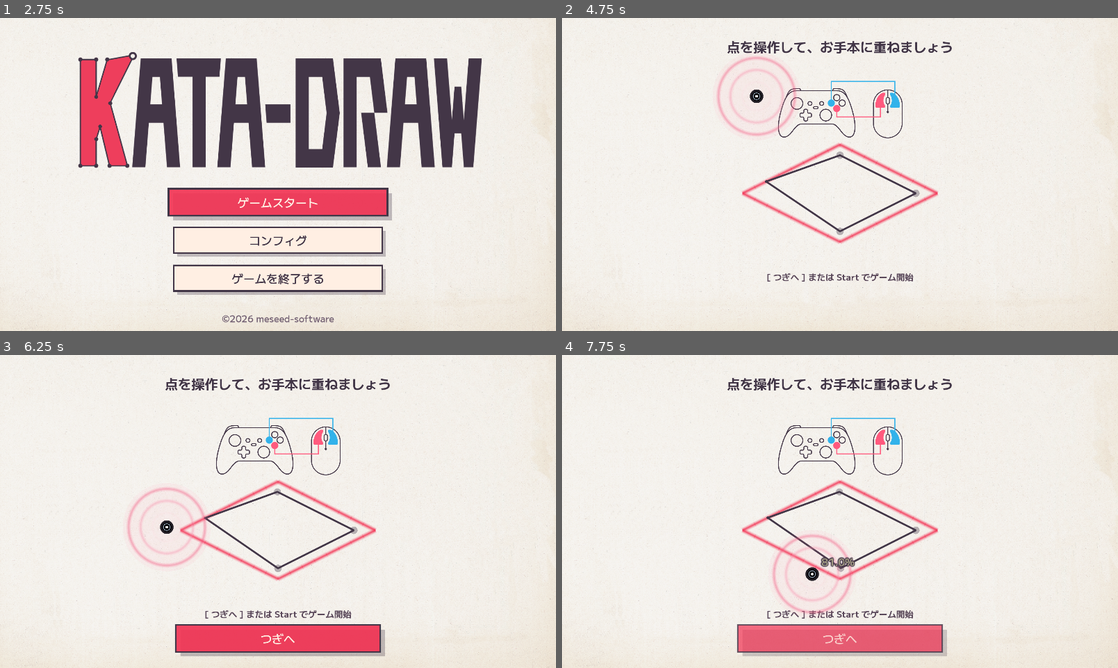
Above: before the commit, frames 1-4 (two rows, left to right).
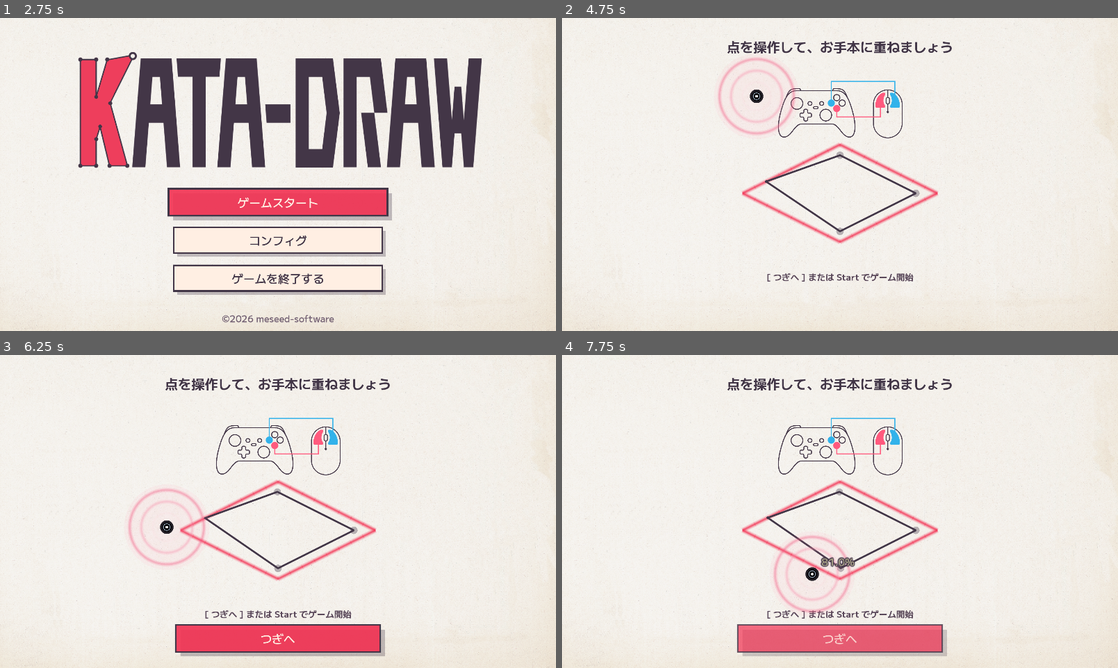
Above: after the commit, the same moments.

Repository: mogurer/Katadraw
Game: Godot game, scene res://scenes/game.tscn
The game is run twice, just before and just after one commit, with the same random seed, the same clock (stepped at 60 frames per second) and the same inputs.
Inputs (mouse positions are in pixels of both pictures, inside the frame that each line leads up to):
- Up to frame 1 (2.75 s): tap Enter at 0.5, 0.6 s; move the mouse to (400, 158) at 0.52 s; hold Right 0.53-1.25 s; click (400, 158) at 0.67 s; tap Space at 0.77 s; drag from (166, 190) to (250, 237) at 1.27 s; move the mouse to (333, 105) at 2.02 s; hold Right from 2.03 s (still down); tap Z at 2.1 s; click (333, 105) at 2.17 s
- Up to frame 2 (4.75 s): release Right at 2.75 s; tap Space at 2.75, 3.77 s; drag from (812, 237) to (673, 127) at 2.77 s; move the mouse to (1006, 221) at 3.52 s; hold Left 3.53-4.25 s; tap Backspace at 3.6 s; click (1006, 221) at 3.67 s; drag from (673, 127) to (756, 96) at 4.27 s
- Up to frame 3 (6.25 s): move the mouse to (305, 511) at 5.02 s; hold S 5.03-5.75 s; tap Tab at 5.1 s; click (305, 511) at 5.17 s; tap Enter at 5.75 s; drag from (194, 433) to (166, 527) at 5.77 s
- Up to frame 4 (7.75 s): move the mouse to (962, 495) at 6.52 s; hold Up 6.53-7.25 s; tap Enter at 6.6 s; click (962, 495) at 6.67 s; tap Space at 6.77 s; drag from (728, 527) to (812, 574) at 7.27 s

Frame 1 is identical in both runs. In frame 2, 0.3% of the frame differs, in the area x 28-43%, y 12-38%; in frame 3, 0.3%; in frame 4, 0.3%.

Commit message:
マウス挙動の修正

Diff:
--- a/scripts/game.gd
+++ b/scripts/game.gd
@@ -258,8 +258,10 @@
 var display_mode: int = DISPLAY_MODE_WINDOW_1080
 const WINDOW_CLIENT_SIZE_720 := Vector2i(1280, 720)
 const WINDOW_CLIENT_SIZE_1080 := Vector2i(1920, 1080)
-## ウィンドウ時: マウスカーソルをウィンドウ外へ出さない（Input.MOUSE_MODE_CONFINED）
+## ウィンドウ時: マウスカーソルをウィンドウ外へ出さない（Input.MOUSE_MODE_CONFINED）。OS が前面でないときは拘束しない。
 var mouse_confine_to_window: bool = true
+## プレイ中: true のときだけマウス移動が自キャラ位置を更新する（クリック未取得はパッド専用。パッド入力で再度 false）。
+var playing_mouse_steers_player: bool = false
 const INTERNAL_VIEWPORT_SIZE := Vector2i(1920, 1080)
 var bgm_volume: int = 5         # 0(ミュート)〜10(最大), デフォルト5
 var se_volume: int = 5          # 0(ミュート)〜10(最大), デフォルト5
@@ -624,11 +626,13 @@
 
 const CURSOR_PAD_AXIS_HIDE_THRESHOLD := 0.22
 const CURSOR_IDLE_HIDE_SECONDS := 2.5
-## マウスを「操作した」とみなしてカーソルを出すまでの累積移動量（px）。微小な振動は相殺されにくくなる
-const CURSOR_MOUSE_REVEAL_MOVE_PX := 14.0
+## マウスを「操作した」とみなしてカーソルを出すまでの累積移動量（px）。大きいほどマウスに奪われにくく（値を緩める＝増やす）。
+const CURSOR_MOUSE_REVEAL_MOVE_PX := 36.0
 var _cursor_last_mouse_activity_sec: float = -1_000_000.0
 var _cursor_pad_override_hidden: bool = false
 var _cursor_mouse_motion_accum: Vector2 = Vector2.ZERO
+## アプリまたはゲームウィンドウがフォーカスを失ったときマウス拘束をかけない（他ウィンドウ・スタートメニューなど）
+var _cursor_os_focused_for_confine: bool = true
 
 
 func _cursor_event_should_hide_for_pad(event: InputEvent) -> bool:
@@ -648,15 +652,22 @@
 func _cursor_register_pad_activity() -> void:
 	_cursor_pad_override_hidden = true
 	_cursor_mouse_motion_accum = Vector2.ZERO
+	if game_state == "playing":
+		playing_mouse_steers_player = false
 
 
 func _cursor_visible_mode() -> Input.MouseMode:
+	if not _cursor_os_focused_for_confine:
+		return Input.MOUSE_MODE_VISIBLE
 	if not is_fullscreen and mouse_confine_to_window:
 		return Input.MOUSE_MODE_CONFINED
 	return Input.MOUSE_MODE_VISIBLE
 
 
 func _apply_cursor_policy() -> void:
+	if not _cursor_os_focused_for_confine:
+		Input.mouse_mode = Input.MOUSE_MODE_VISIBLE
+		return
 	if pause_active:
 		Input.mouse_mode = _cursor_visible_mode()
 		return
@@ -668,6 +679,22 @@
 		Input.mouse_mode = Input.MOUSE_MODE_HIDDEN
 	else:
 		Input.mouse_mode = _cursor_visible_mode()
+
+
+func _notification(what: int) -> void:
+	# メニューや別アプリへフォーカスが移ったら CONFINED を外し、ウィンドウ内に縛られたままになるのを防ぐ
+	if (
+		what == NOTIFICATION_APPLICATION_FOCUS_OUT
+		or what == NOTIFICATION_WM_WINDOW_FOCUS_OUT
+	):
+		_cursor_os_focused_for_confine = false
+		Input.mouse_mode = Input.MOUSE_MODE_VISIBLE
+	elif (
+		what == NOTIFICATION_APPLICATION_FOCUS_IN
+		or what == NOTIFICATION_WM_WINDOW_FOCUS_IN
+	):
+		_cursor_os_focused_for_confine = true
+		_apply_cursor_policy()
 
 
 # =============================================================================
@@ -930,6 +957,7 @@
 	hovered_index = -1
 	is_dragging = false
 	selected_indices.clear()
+	playing_mouse_steers_player = false
 	if reset_move_track:
 		stage_move_count = 0
 		_reset_stage_move_track_internal()
@@ -1467,9 +1495,12 @@
 			_flush_debug_input_log()
 			return
 	if event is InputEventMouseMotion:
-		input_handler.handle_mouse_motion(event.position)
+		var mm: InputEventMouseMotion = event as InputEventMouseMotion
+		if input_handler.is_bb_dragging() or playing_mouse_steers_player:
+			input_handler.handle_mouse_motion(mm.position, mm.relative)
 	if event is InputEventMouseButton and (event.button_index == MOUSE_BUTTON_LEFT or event.button_index == MOUSE_BUTTON_RIGHT):
 		if event.pressed:
+			playing_mouse_steers_player = true
 			var prev_dragging: bool = is_dragging
 			input_handler.handle_mouse_press(event.position, event.button_index)
 			if not prev_dragging and is_dragging:
@@ -1909,7 +1940,8 @@
 
 	# デモ操作: マウス/コントローラを input_handler へ
 	if event is InputEventMouseMotion:
-		input_handler.handle_mouse_motion(event.position)
+		var mm_rules: InputEventMouseMotion = event as InputEventMouseMotion
+		input_handler.handle_mouse_motion(mm_rules.position, mm_rules.relative)
 	if event is InputEventMouseButton and (event.button_index == MOUSE_BUTTON_LEFT or event.button_index == MOUSE_BUTTON_RIGHT):
 		if event.pressed:
 			if _hit_rules_button(event.position):
--- a/scripts/input_handler.gd
+++ b/scripts/input_handler.gd
@@ -82,6 +82,8 @@
 ## A+X 同時長押し: 頂点同士を押し広げて周上の等間隔に近づける追加斥力（長押しで増幅、上限あり）
 ## 長押しは最大 3 秒で頭打ち。最大強さは旧実装（飽和時）比 2 倍。
 const AX_SPACING_HOLD_CAP_MS := 3000.0
+## A+X 「長押し」として均等化領域のチャージ・追加斥力などを許可するまでの最短時間（ms）。旧 0.5 は単位ズレ（0.5ms）だった。
+const AX_SPACING_MIN_HOLD_BEFORE_EFFECT_MS := 500.0
 ## A+X 追加斥力は「多角形の辺で隣り合う頂点ペア」のみ（全ペアだと n² で描画・物理とも重い）。
 ## 周上の等間隔化は主に隣接間隔の調整で足りる想定。
 ## この距離より遠いペアには追加斥力は乗らない（大きい輪郭でも隣同士に効くよう余裕を持たせる）
@@ -125,6 +127,8 @@
 
 ## この速度以下なら「静止」とみなし、引力・斥力の影響半径チャージを進める（px/秒）
 const PLAYER_FORCE_CHARGE_STATIONARY_EPS := 14.0
+## このフレームのマウス相対移動(px)がこれ以上ならパッドの速度に相当し「移動」とみなしチャージを止める
+const PLAYER_FORCE_CHARGE_MOUSE_MOVE_PX_EPS := 2.0
 ## 静止中、A/X 長押しで影響半径を幾何級数的に拡張（移動中は成長停止し、既に拡がった分は維持）
 const EMPTY_FORCE_RADIUS_TICK_MS := 200
 const EMPTY_FORCE_RADIUS_TICK_CAP := 22
@@ -199,6 +203,8 @@
 
 ## パッド移動の速度（マウス操作時は毎フレームゼロに戻す）
 var player_velocity: Vector2 = Vector2.ZERO
+## 同一フレーム内の InputEventMouseMotion.relative ノルム累積（チャージ静止判定用）
+var _mouse_rel_motion_for_charge: float = 0.0
 ## 左スティック／十字の移動入力が続いている累積時間（ms）。ニュートラルでリセット
 var _pad_move_ramp_ms: float = 0.0
 ## 斥力ホールド中、静止していた累積時間（ms）。移動中は増えず、再静止で続きから成長
@@ -213,6 +219,10 @@
 ## A+X中の静止のみで増える均等化半径（引力・斥力と同じ幾何ボーナス）
 var _ax_spacing_region_stationary_ms: float = 0.0
 var _ax_spacing_region_radius_bonus: float = 0.0
+## A+X 中の stationary_charge が直前フレームから false→true になったとき用（移動後の再ウェイトだけに使う）
+var _ax_spacing_prev_stationary_for_region: bool = true
+## 上記のとき、領域チャージが再び進むまでの絶対時刻（msec）。0 のとき無効
+var _ax_spacing_region_charge_suppress_until_msec: int = 0
 ## 均等化半径内での頂点別滞在累積（ms）。半径外へ出たフレームで 0 に戻す
 var _ax_spacing_vertex_dwell_ms: Array[float] = []
 
@@ -304,7 +314,10 @@
 	_ax_spacing_hold_ms = 0.0
 	_ax_spacing_region_stationary_ms = 0.0
 	_ax_spacing_region_radius_bonus = 0.0
+	_ax_spacing_prev_stationary_for_region = true
+	_ax_spacing_region_charge_suppress_until_msec = 0
 	_ax_spacing_vertex_dwell_ms.clear()
+	_mouse_rel_motion_for_charge = 0.0
 	_pad_move_ramp_ms = 0.0
 	_reset_player_position()
 
@@ -334,10 +347,12 @@
 	_game.hovered_index = get_player_focus_index(HOVER_DISTANCE)
 
 
-func handle_mouse_motion(mouse: Vector2) -> void:
+func handle_mouse_motion(mouse: Vector2, motion_relative: Vector2 = Vector2.ZERO) -> void:
 	if bb_dragging:
+		_mouse_rel_motion_for_charge += motion_relative.length()
 		_handle_bb_motion(mouse)
 		return
+	_mouse_rel_motion_for_charge += motion_relative.length()
 	player_position = mouse
 	player_position_initialized = true
 	player_velocity = Vector2.ZERO
@@ -921,6 +936,8 @@
 		_ax_spacing_hold_ms = 0.0
 		_ax_spacing_region_stationary_ms = 0.0
 		_ax_spacing_region_radius_bonus = 0.0
+		_ax_spacing_prev_stationary_for_region = true
+		_ax_spacing_region_charge_suppress_until_msec = 0
 		_pad_move_ramp_ms = 0.0
 		return
 	if _game.game_state == "rules" and _game.rules_focus_button:
@@ -934,6 +951,8 @@
 		_ax_spacing_hold_ms = 0.0
 		_ax_spacing_region_stationary_ms = 0.0
 		_ax_spacing_region_radius_bonus = 0.0
+		_ax_spacing_prev_stationary_for_region = true
+		_ax_spacing_region_charge_suppress_until_msec = 0
 		_pad_move_ramp_ms = 0.0
 		return
 	if _game.point_positions.is_empty():
@@ -947,6 +966,8 @@
 		_ax_spacing_hold_ms = 0.0
 		_ax_spacing_region_stationary_ms = 0.0
 		_ax_spacing_region_radius_bonus = 0.0
+		_ax_spacing_prev_stationary_for_region = true
+		_ax_spacing_region_charge_suppress_until_msec = 0
 		_pad_move_ramp_ms = 0.0
 		return
 	if not player_position_initialized:
@@ -1020,38 +1041,8 @@
 
 	mouse_force_pressed = mouse_left or mouse_right
 
-	# 静止中のみ影響半径が成長。移動中は成長停止し、既に拡がった分は維持。頂点との距離は不問。
-	_empty_repulse_radius_bonus = 0.0
-	_empty_attract_radius_bonus = 0.0
 	var in_play_ef: bool = _game.game_state == "playing" or _game.game_state == "rules"
 	var max_charge_ms: float = float(EMPTY_FORCE_RADIUS_TICK_CAP - 1) * float(EMPTY_FORCE_RADIUS_TICK_MS)
-	if in_play_ef:
-		var stationary: bool = player_velocity.length() <= PLAYER_FORCE_CHARGE_STATIONARY_EPS
-		if player_force_repelling:
-			if stationary:
-				_empty_repulse_stationary_ms = minf(
-					_empty_repulse_stationary_ms + delta * 1000.0,
-					max_charge_ms
-				)
-			var tr_f: float = 1.0 + _empty_repulse_stationary_ms / float(EMPTY_FORCE_RADIUS_TICK_MS)
-			tr_f = minf(tr_f, float(EMPTY_FORCE_RADIUS_TICK_CAP))
-			_empty_repulse_radius_bonus = _force_radius_bonus_smooth(tr_f)
-		else:
-			_empty_repulse_stationary_ms = 0.0
-		if player_force_attracting:
-			if stationary:
-				_empty_attract_stationary_ms = minf(
-					_empty_attract_stationary_ms + delta * 1000.0,
-					max_charge_ms
-				)
-			var ta_f: float = 1.0 + _empty_attract_stationary_ms / float(EMPTY_FORCE_RADIUS_TICK_MS)
-			ta_f = minf(ta_f, float(EMPTY_FORCE_RADIUS_TICK_CAP))
-			_empty_attract_radius_bonus = _force_radius_bonus_smooth(ta_f)
-		else:
-			_empty_attract_stationary_ms = 0.0
-	else:
-		_empty_repulse_stationary_ms = 0.0
-		_empty_attract_stationary_ms = 0.0
 
 	var speed_mul: float = _get_player_speed_multiplier()
 	var moved: bool = false
@@ -1081,15 +1072,64 @@
 		_pad_move_ramp_ms = 0.0
 		player_velocity *= exp(-PLAYER_VEL_FRICTION * delta)
 
-	# A+X 均等化領域半径: A+X 長押し中は「静止」の間だけチャージ進行。
-	# 移動中（速度が閾値超え）はチャージを止め、既に広がった分はそのまま（再び静止すると再開）。
-	var max_charge_ms_ax: float = float(EMPTY_FORCE_RADIUS_TICK_CAP - 1) * float(EMPTY_FORCE_RADIUS_TICK_MS)
+	# 静止判定: パッド速度に加え、このフレームのマウス相対移動が大きいときも「移動」（マウスは毎フレーム velocity が 0 に戻るため）
+	var mouse_moved_for_charge: bool = _mouse_rel_motion_for_charge >= PLAYER_FORCE_CHARGE_MOUSE_MOVE_PX_EPS
+	_mouse_rel_motion_for_charge = 0.0
+	var stationary_charge: bool = (
+		player_velocity.length() <= PLAYER_FORCE_CHARGE_STATIONARY_EPS
+		and not mouse_moved_for_charge
+	)
+
+	# 静止中のみ引力・斥力の影響半径が成長。移動中は成長停止し、既に拡がった分は維持（速度更新後と同一基準）
+	_empty_repulse_radius_bonus = 0.0
+	_empty_attract_radius_bonus = 0.0
+	if in_play_ef:
+		if player_force_repelling:
+			if stationary_charge:
+				_empty_repulse_stationary_ms = minf(
+					_empty_repulse_stationary_ms + delta * 1000.0,
+					max_charge_ms
+				)
+			var tr_f: float = 1.0 + _empty_repulse_stationary_ms / float(EMPTY_FORCE_RADIUS_TICK_MS)
+			tr_f = minf(tr_f, float(EMPTY_FORCE_RADIUS_TICK_CAP))
+			_empty_repulse_radius_bonus = _force_radius_bonus_smooth(tr_f)
+		else:
+			_empty_repulse_stationary_ms = 0.0
+		if player_force_attracting:
+			if stationary_charge:
+				_empty_attract_stationary_ms = minf(
+					_empty_attract_stationary_ms + delta * 1000.0,
+					max_charge_ms
+				)
+			var ta_f: float = 1.0 + _empty_attract_stationary_ms / float(EMPTY_FORCE_RADIUS_TICK_MS)
+			ta_f = minf(ta_f, float(EMPTY_FORCE_RADIUS_TICK_CAP))
+			_empty_attract_radius_bonus = _force_radius_bonus_smooth(ta_f)
+		else:
+			_empty_attract_stationary_ms = 0.0
+	else:
+		_empty_repulse_stationary_ms = 0.0
+		_empty_attract_stationary_ms = 0.0
+
+	# A+X 均等化領域: 上記と同じ stationary_charge。ホールド閾値・移動→再静止での再ウェイトは A 初回長押しと同程度に揃える。
 	if in_play_ef and _ax_spacing_active:
-		var stationary_ax: bool = player_velocity.length() <= PLAYER_FORCE_CHARGE_STATIONARY_EPS
-		if stationary_ax:
+		if stationary_charge and not _ax_spacing_prev_stationary_for_region:
+			if _ax_spacing_hold_ms >= AX_SPACING_MIN_HOLD_BEFORE_EFFECT_MS:
+				_ax_spacing_region_charge_suppress_until_msec = (
+					Time.get_ticks_msec()
+					+ int(AX_SPACING_MIN_HOLD_BEFORE_EFFECT_MS)
+				)
+		_ax_spacing_prev_stationary_for_region = stationary_charge
+
+		var hold_ok_region: bool = _ax_spacing_hold_ms >= AX_SPACING_MIN_HOLD_BEFORE_EFFECT_MS
+		var region_suppressed: bool = (
+			stationary_charge
+			and Time.get_ticks_msec() < _ax_spacing_region_charge_suppress_until_msec
+		)
+		var can_charge_ax_region: bool = stationary_charge and hold_ok_region and not region_suppressed
+		if can_charge_ax_region:
 			_ax_spacing_region_stationary_ms = minf(
 				_ax_spacing_region_stationary_ms + delta * 1000.0,
-				max_charge_ms_ax
+				max_charge_ms
 			)
 		var tr_ax: float = 1.0 + _ax_spacing_region_stationary_ms / float(EMPTY_FORCE_RADIUS_TICK_MS)
 		tr_ax = minf(tr_ax, float(EMPTY_FORCE_RADIUS_TICK_CAP))
@@ -1097,6 +1137,8 @@
 	else:
 		_ax_spacing_region_stationary_ms = 0.0
 		_ax_spacing_region_radius_bonus = 0.0
+		_ax_spacing_prev_stationary_for_region = stationary_charge
+		_ax_spacing_region_charge_suppress_until_msec = 0
 
 	player_position += player_velocity * delta
 	if wish.length_squared() > 0.0001 or player_velocity.length_squared() > 3600.0:
@@ -1191,7 +1233,7 @@
 	# 空間グリッドを1回だけ構築して pair/edge 両方の斥力計算で使い回す
 	var _pos_grid: Dictionary = _build_position_grid(POINT_PAIR_REPULSE_DISTANCE)
 	_apply_point_pair_repulsion(forces, _pos_grid)
-	if _ax_spacing_active and _ax_spacing_hold_ms > 0.5:
+	if _ax_spacing_active and _ax_spacing_hold_ms >= AX_SPACING_MIN_HOLD_BEFORE_EFFECT_MS:
 		_apply_ax_spacing_equal_spacing_repulsion(forces)
 	var guide_constraint_mul: PackedFloat32Array = _build_guide_constraint_mul_array(nearest_features)
 	_apply_point_edge_repulsion(forces, _pos_grid, guide_constraint_mul)
@@ -1530,7 +1572,7 @@
 func get_ax_spacing_repulsion_debug_segments() -> Array:
 	"""描画用: A+X 等間隔斥力が作用する辺ごとに { from, to, magnitude }（ワールド座標）"""
 	var out: Array = []
-	if not _ax_spacing_active or _ax_spacing_hold_ms <= 0.5:
+	if not _ax_spacing_active or _ax_spacing_hold_ms < AX_SPACING_MIN_HOLD_BEFORE_EFFECT_MS:
 		return out
 	var R: float = get_ax_spacing_equalization_radius()
 	var rsq: float = R * R
